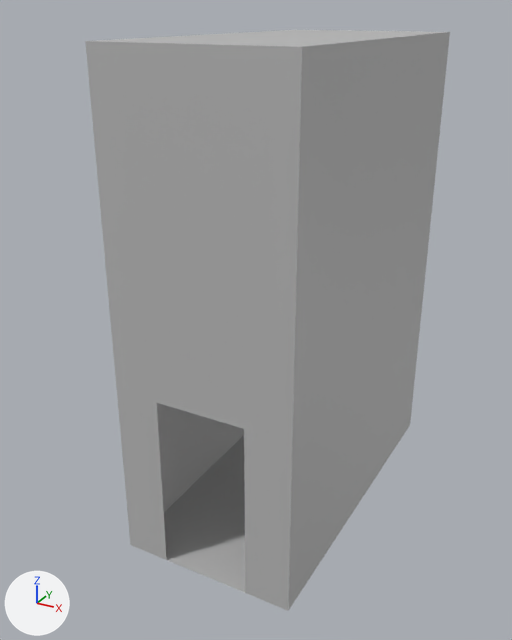
Before and after pictures for a commit that changed the FBX model Assets/Models/Coridor Hub Level/Final/Wallendpiece.fbx.
Rendered twice from a camera (50 mm lens) standing at (9.97, -31.7, 8.77) and looking at (-0.93, -11.88, -1.14). Lighting does not change. The marker at lower left points along +X, +Y and +Z. Where no turn or scale is listed for an object, it has been applied to the vertices.

The older version as bpy lines, for what is in view:
```python
me_mesh = bpy.data.meshes.new('Mesh')
me_mesh.from_pydata(...)  # 90 vertices, 145 faces; spans x -6.0..0.0, y 0.0..12.0, z 0.0..16.0
me_mesh.materials.append(mat_lambert4)  # grey #bcbcbc
me_mesh_001 = bpy.data.meshes.new('Mesh.001')
me_mesh_001.from_pydata(...)  # 15 vertices, 13 faces; spans x -6.0..0.0, y 0.0..12.0, z 0.0
me_mesh_001.materials.append(mat_lambert4)  # grey #bcbcbc
ob_polysurface1 = bpy.data.objects.new('polySurface1', me_mesh)
ob_polysurface1.location = (3.01, -17.0, -7.98)
ob_polysurface2 = bpy.data.objects.new('polySurface2', me_mesh_001)
ob_polysurface2.location = (3.01, -17.0, -7.98)
```
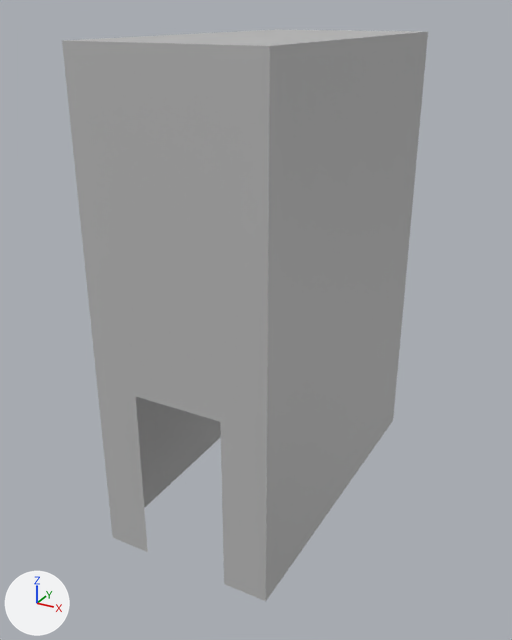
Pixel boxes (x1, y1, x2, y2) of what changed, in the pictures (512 x 640 px):
'polySurface1', moved: before (85, 30, 450, 611); after (62, 29, 428, 601)
'polySurface2', deleted: before (164, 435, 245, 593)

What the commit changed:
Object 'polySurface2' (ob_polysurface2) is deleted.
Object 'polySurface1' (ob_polysurface1) moves from (3.01, -17.0, -7.98) to (2.23, -17.0, -7.98).
